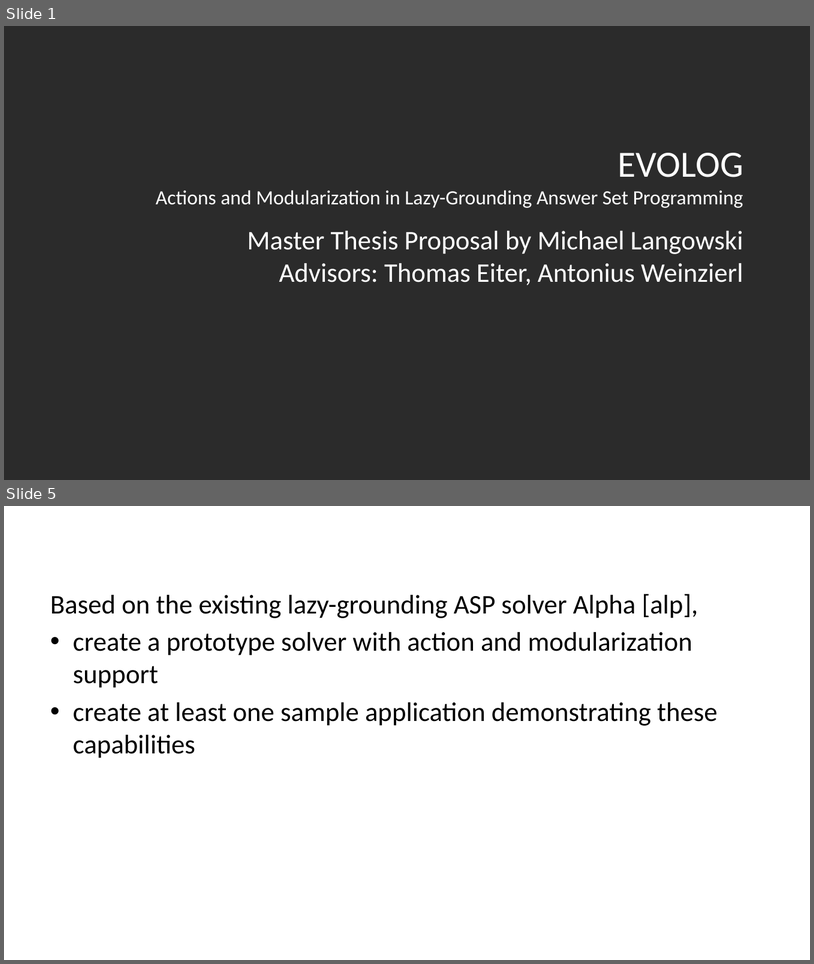
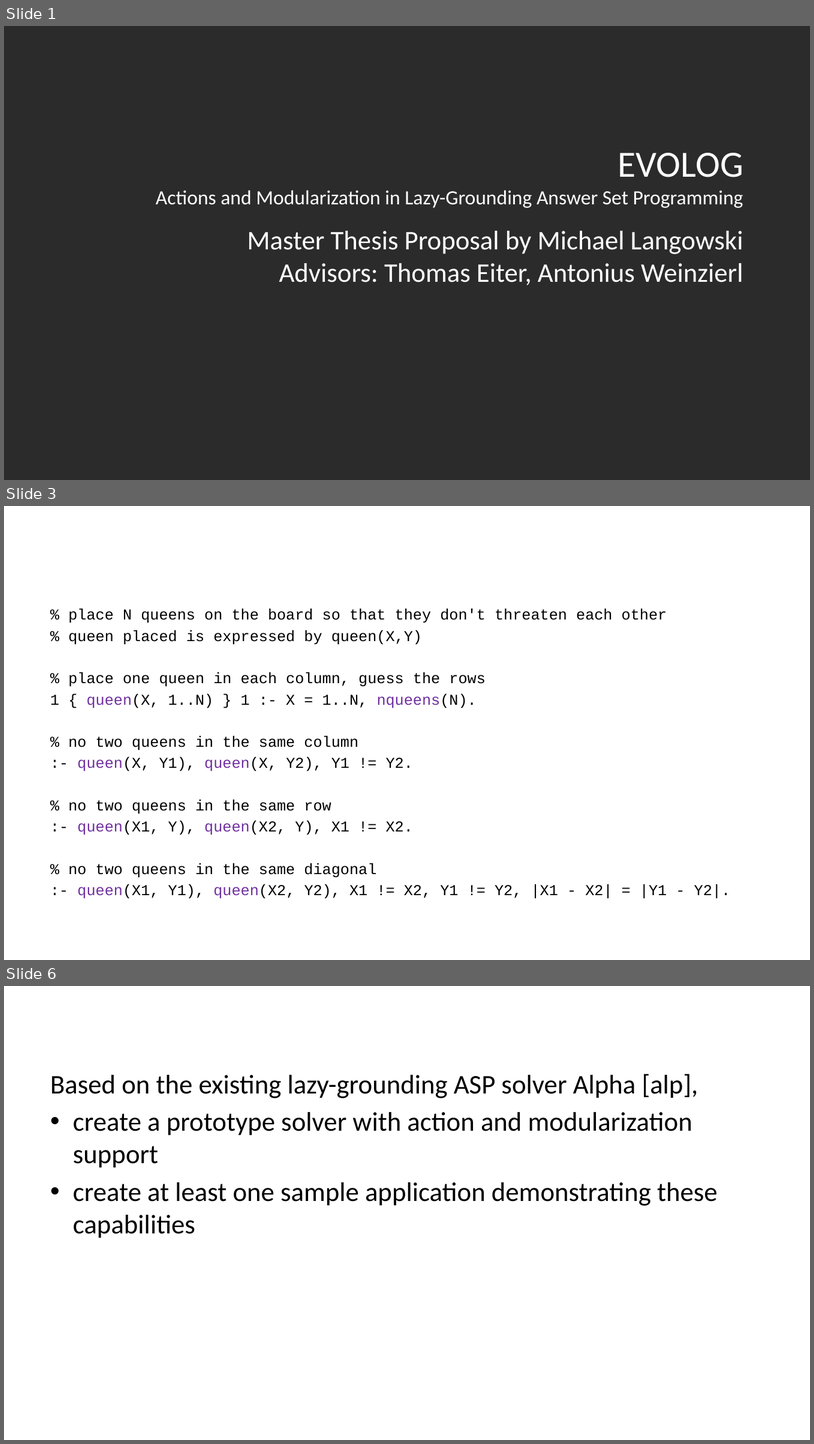
Before and after one commit to madmike200590/evolog-thesis, a slide deck: proposal/presentation.pptx. Shown one above the other, each under a label of ours: slides 1 and 5 before the commit, slides 1, 3 and 6 after it; the slides between them are not shown. The pictures are 814x964 and 814x1444 pixels, drawn with LibreOffice and Linux fonts; fonts in the diff are those of the drawing; background and template pictures are left out; a plain dark background stands for a picture behind light text. Boxes give left, top, right and bottom in pixels: in the first picture for what was removed or moved away, otherwise in the second. Text is boxed around its words. In the diff, an @@ line names an element or a change of style, - is before the commit and + after.

```diff
--- a/proposal/presentation.pptx
+++ b/proposal/presentation.pptx
@@ slide 3 added at <box>4,506,810,960</box>, background picture (left out) @@
@@ title added at <box>45,519,770,558</box>, 36 pt, text #FFFFFF @@
+ASP Example (n-queens)
@@ text added at <box>50,609,731,898</box>, 18 pt, text #000000 @@
+% place N queens on the board so that they don't threaten each other
+% queen placed is expressed by queen(X,Y)
+% place one queen in each column, guess the rows
+1 { queen(X, 1..N) } 1 :- X = 1..N, nqueens(N).
+% no two queens in the same column
+:- queen(X, Y1), queen(X, Y2), Y1 != Y2.
+% no two queens in the same row
+:- queen(X1, Y), queen(X2, Y), X1 != X2.
+% no two queens in the same diagonal
+:- queen(X1, Y1), queen(X2, Y2), X1 != X2, Y1 != Y2, |X1 - X2| = |Y1 - Y2|.
@@ what was slide 5 is now slide 6 @@
```
Also in this commit, not shown: 1 slide changed, 2 other slides added, 1 slide removed, 3 other files.
